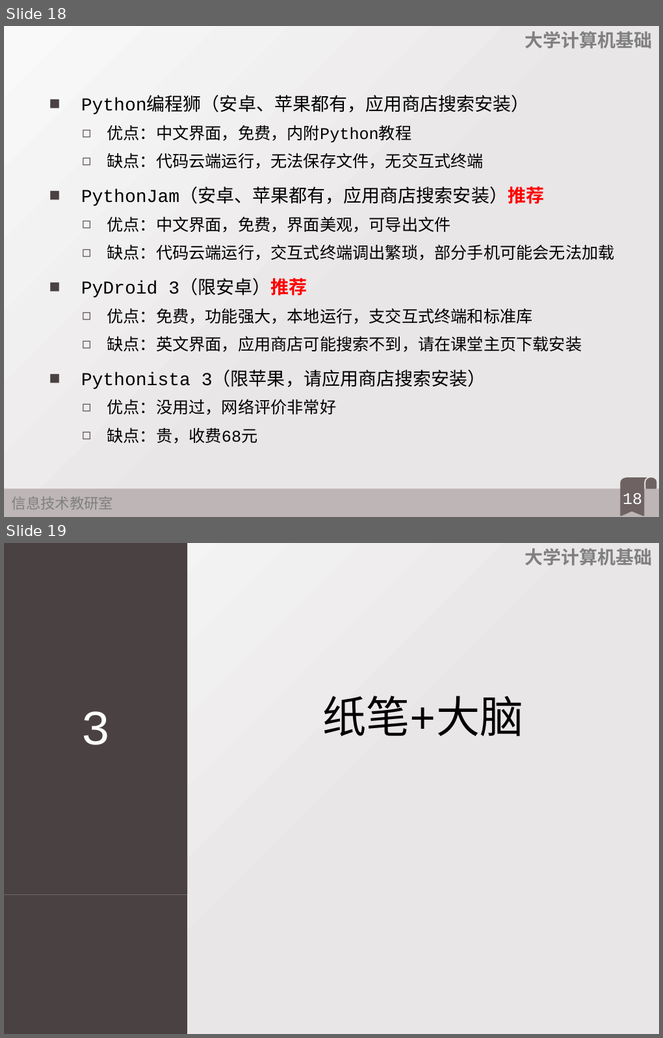
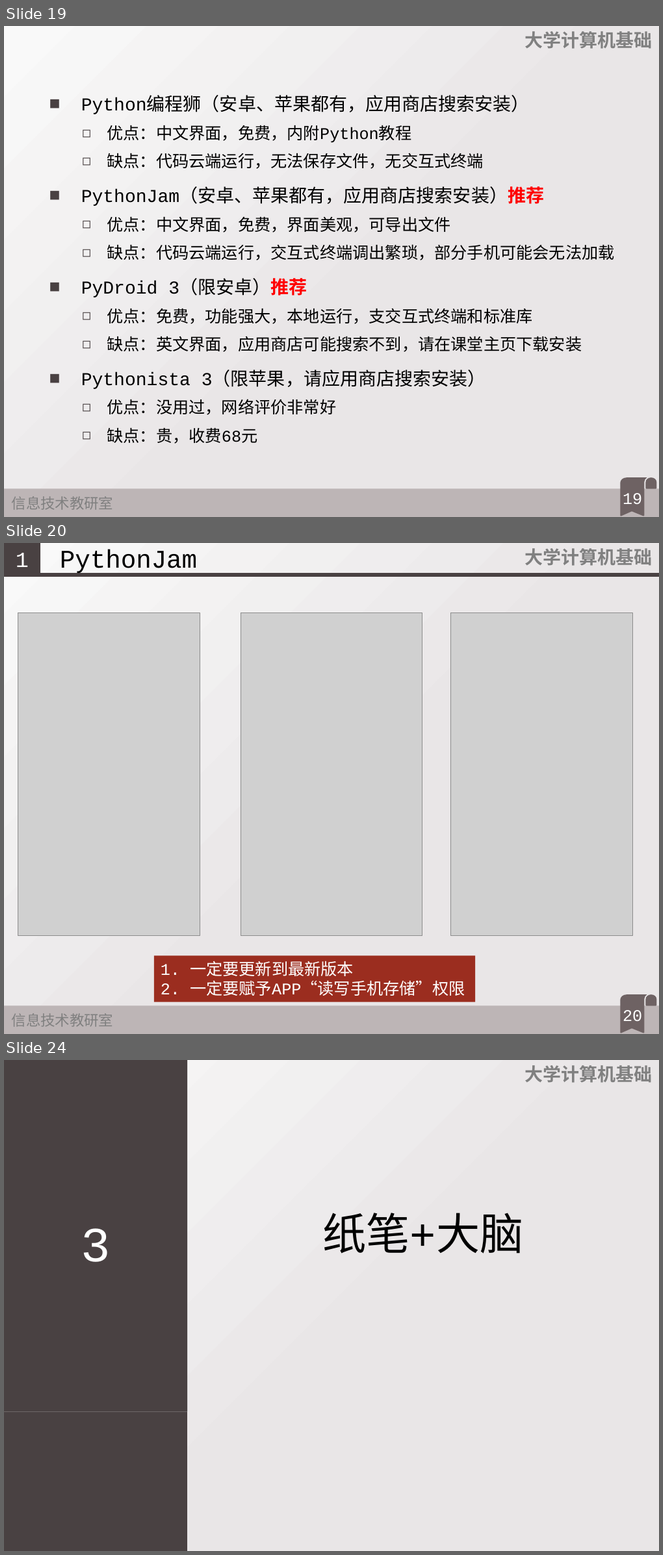
Before and after one commit to fjzfmxd/-, a slide deck: 0试讲暨教学准备会/幻灯片.pptx. Shown one above the other, each under a label of ours: slides 18 and 19 before the commit, slides 19, 20 and 24 after it; the slides between them are not shown. The pictures are 663x1038 and 663x1555 pixels, drawn with LibreOffice and Linux fonts; fonts in the diff are those of the drawing; grey boxes stand for pictures. Boxes give left, top, right and bottom in pixels: in the first picture for what was removed or moved away, otherwise in the second. Text is boxed around its words. In the diff, an @@ line names an element or a change of style, - is before the commit and + after.

```diff
--- a/0试讲暨教学准备会/幻灯片.pptx
+++ b/0试讲暨教学准备会/幻灯片.pptx
@@ slide 20 added at [4, 543, 659, 1034], background gradient #FAF9F9 to #E9E6E7; not listed: 4 template elements that a slide beside it also shows @@
@@ text added at [4, 543, 40, 575], fill #494142, 23.8 pt, text #FFFFFF @@
+1
@@ title added at [60, 549, 197, 575], 28 pt, text #000000 @@
+PythonJam
@@ line added from (4, 574) to (659, 574), #494142 4.5 pt @@
@@ picture added at [18, 613, 200, 936] @@
@@ picture added at [241, 613, 422, 936] @@
@@ picture added at [451, 613, 633, 936] @@
@@ rectangle added at [154, 956, 475, 1003], fill #9B2D1F, 18 pt, text #FFFFFF @@
+1. 一定要更新到最新版本
+2. 一定要赋予APP“读写手机存储”权限
@@ page number added at [623, 1010, 642, 1021], 18 pt, text #FFFFFF @@
+20
@@ what was slide 18 is now slide 19 @@
@@ page number at [623, 493, 642, 504]: text changed @@
-18
+19
@@ what was slide 19 is now slide 24 @@
```
Also in this commit, not shown: 2 slides changed, 4 other slides added, 1 other file.
